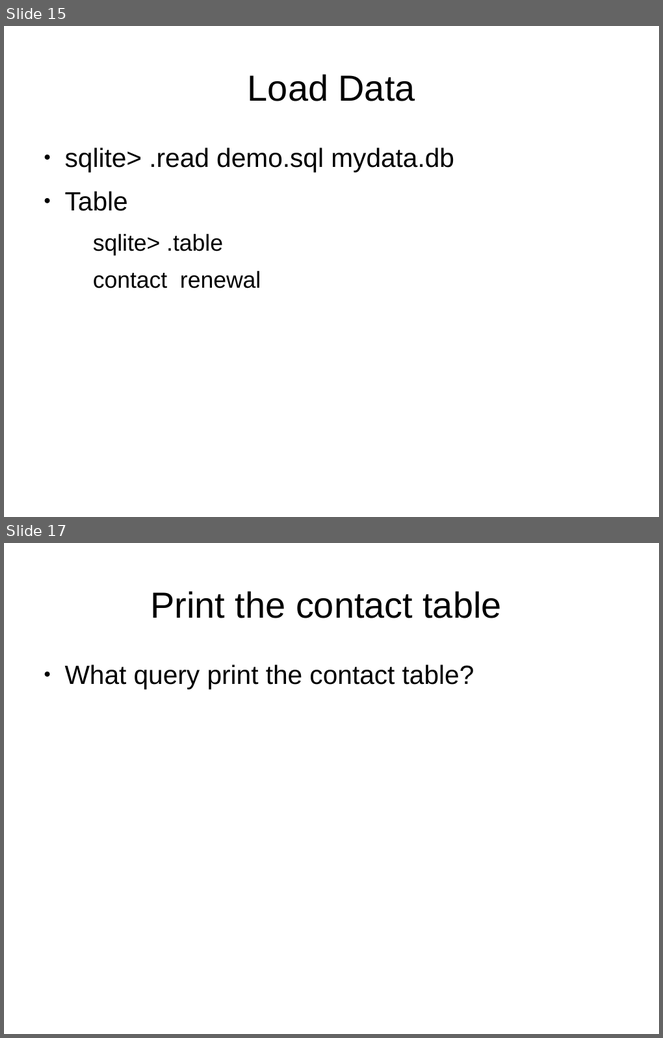
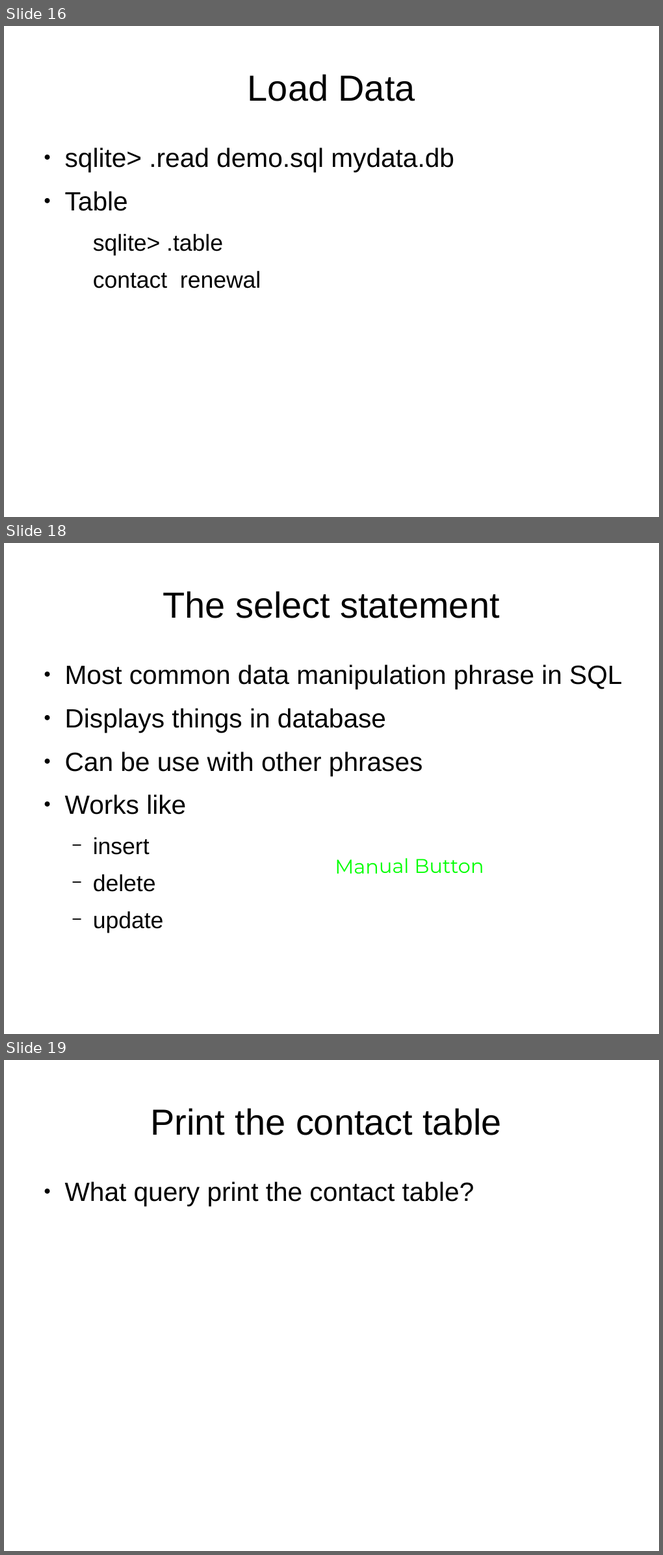
Before and after one commit to Oflameo/intro_to_databases_with_sqlite3, a slide deck: intro_to_databases_with_sqlite3.odp. Shown one above the other, each under a label of ours: slides 15 and 17 before the commit, slides 16, 18 and 19 after it; the slides between them are not shown. The pictures are 663x1038 and 663x1555 pixels, drawn with LibreOffice and Linux fonts; fonts in the diff are those of the drawing. Boxes give left, top, right and bottom in pixels: in the first picture for what was removed or moved away, otherwise in the second. Text is boxed around its words. In the diff, an @@ line names an element or a change of style, - is before the commit and + after.

```diff
--- a/intro_to_databases_with_sqlite3.odp
+++ b/intro_to_databases_with_sqlite3.odp
@@ slide 18 added at (x1=4, y1=543, x2=659, y2=1034), background #FFFFFF @@
@@ title added at (x1=163, y1=591, x2=499, y2=618), 44 pt, text #000000 @@
+The select statement
@@ text added at (x1=65, y1=665, x2=622, y2=934), 32 pt, text #000000 @@
+● Most common data manipulation phrase in SQL
+● Displays things in database
+● Can be use with other phrases
+● Works like
+  − insert
+  − delete
+  − update
@@ text added at (x1=335, y1=858, x2=484, y2=874), 24 pt, text #00FF00 @@
+Manual Button
@@ what was slide 15 is now slide 16 @@
@@ what was slide 17 is now slide 19 @@
```
Also in this commit, not shown: 2 slides changed, 13 other slides added, 1 slide removed.
